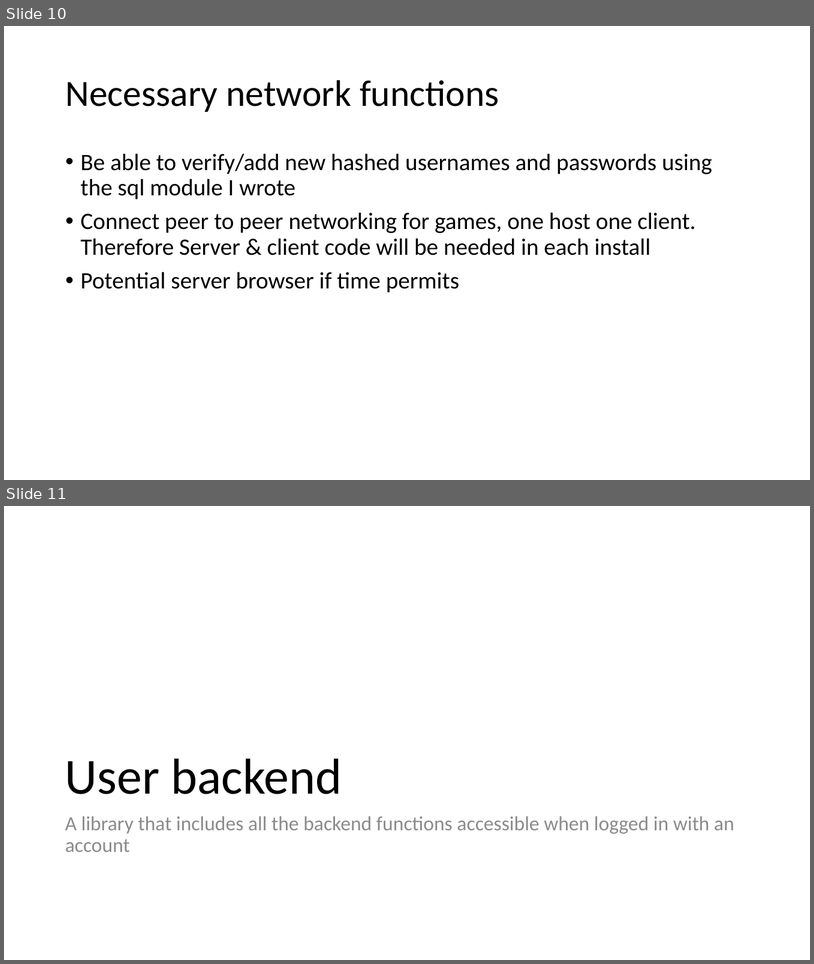
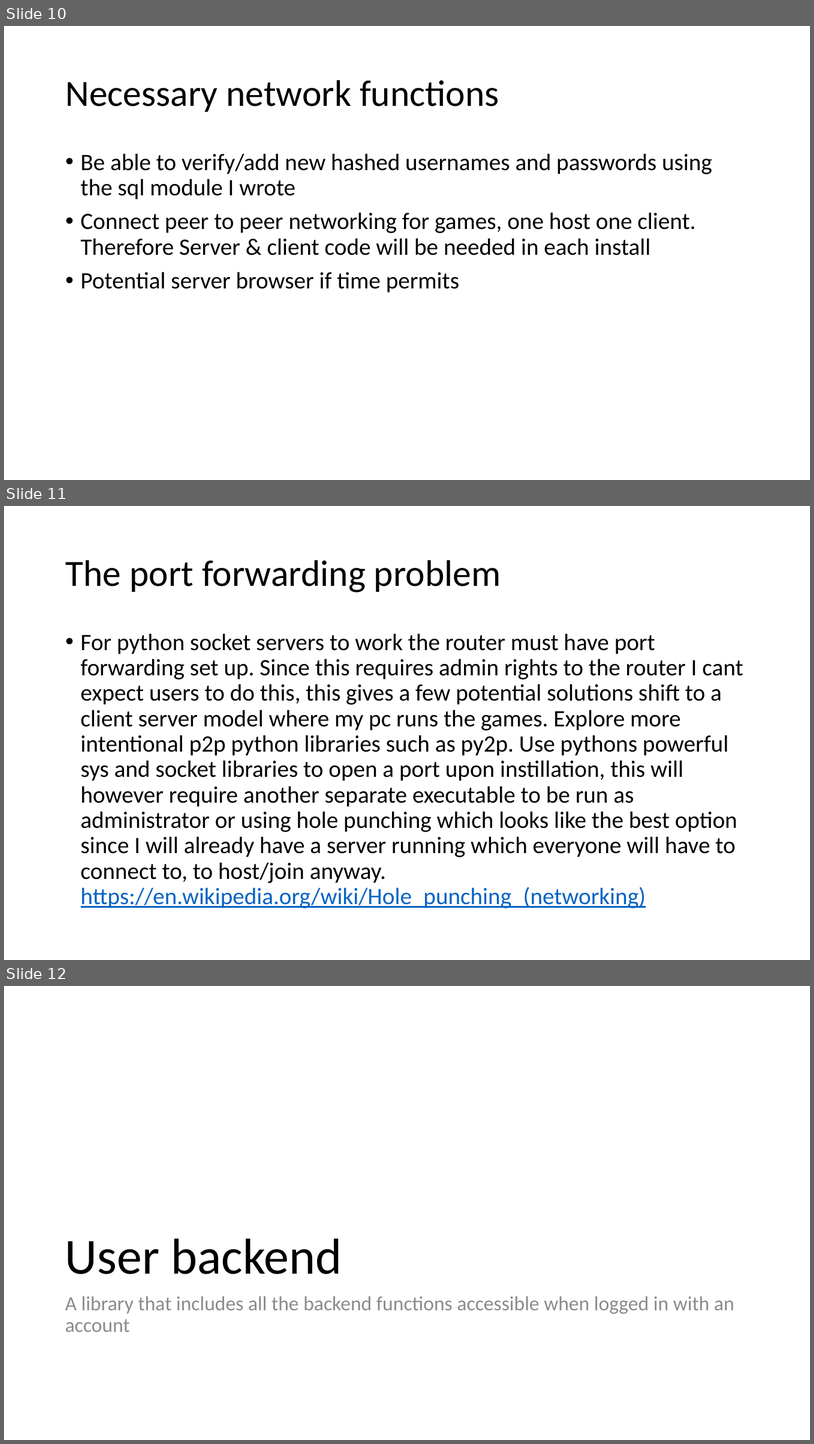
Before and after one commit to curtben1/actualCoursework, a slide deck: dev log.pptx. Shown one above the other, each under a label of ours: slides 10 and 11 before the commit, slides 10, 11 and 12 after it. The pictures are 814x964 and 814x1444 pixels, drawn with LibreOffice and Linux fonts; fonts in the diff are those of the drawing. Boxes give left, top, right and bottom in pixels: in the first picture for what was removed or moved away, otherwise in the second. Text is boxed around its words. In the diff, an @@ line names an element or a change of style, - is before the commit and + after.

```diff
--- a/dev log.pptx
+++ b/dev log.pptx
@@ slide 11 added at (4,506,810,960), background #FFFFFF @@
@@ title added at (65,560,501,592), 44 pt, text #000000 @@
+The port forwarding problem
@@ text added at (81,633,743,908), 28 pt, text #000000 @@
+• For python socket servers to work the router must have port forwarding set up. Since this requires admin rights to the router I cant expect users to do this, this gives a few potential solutions shift to a client server model where my pc runs the games. Explore more intentional p2p python libraries such as py2p. Use pythons powerful sys and socket libraries to open a port upon instillation, this will however require another separate executable to be run as administrator or using hole punching which looks like the best option since I will already have a server running which everyone will have to connect to, to host/join anyway. https://en.wikipedia.org/wiki/Hole_punching_(networking)
@@ what was slide 11 is now slide 12 @@
```
Also in this commit, not shown: 2 other files.
